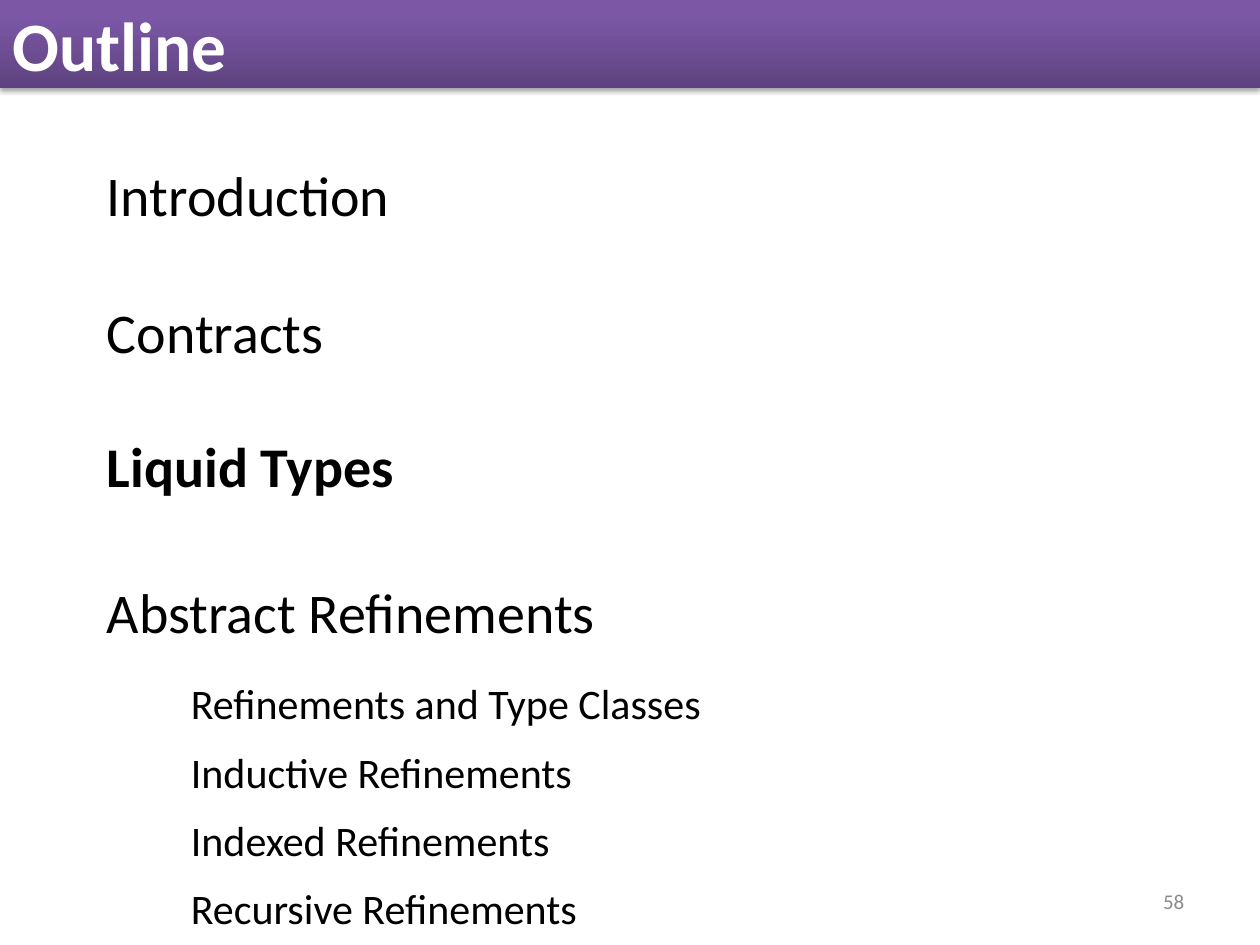
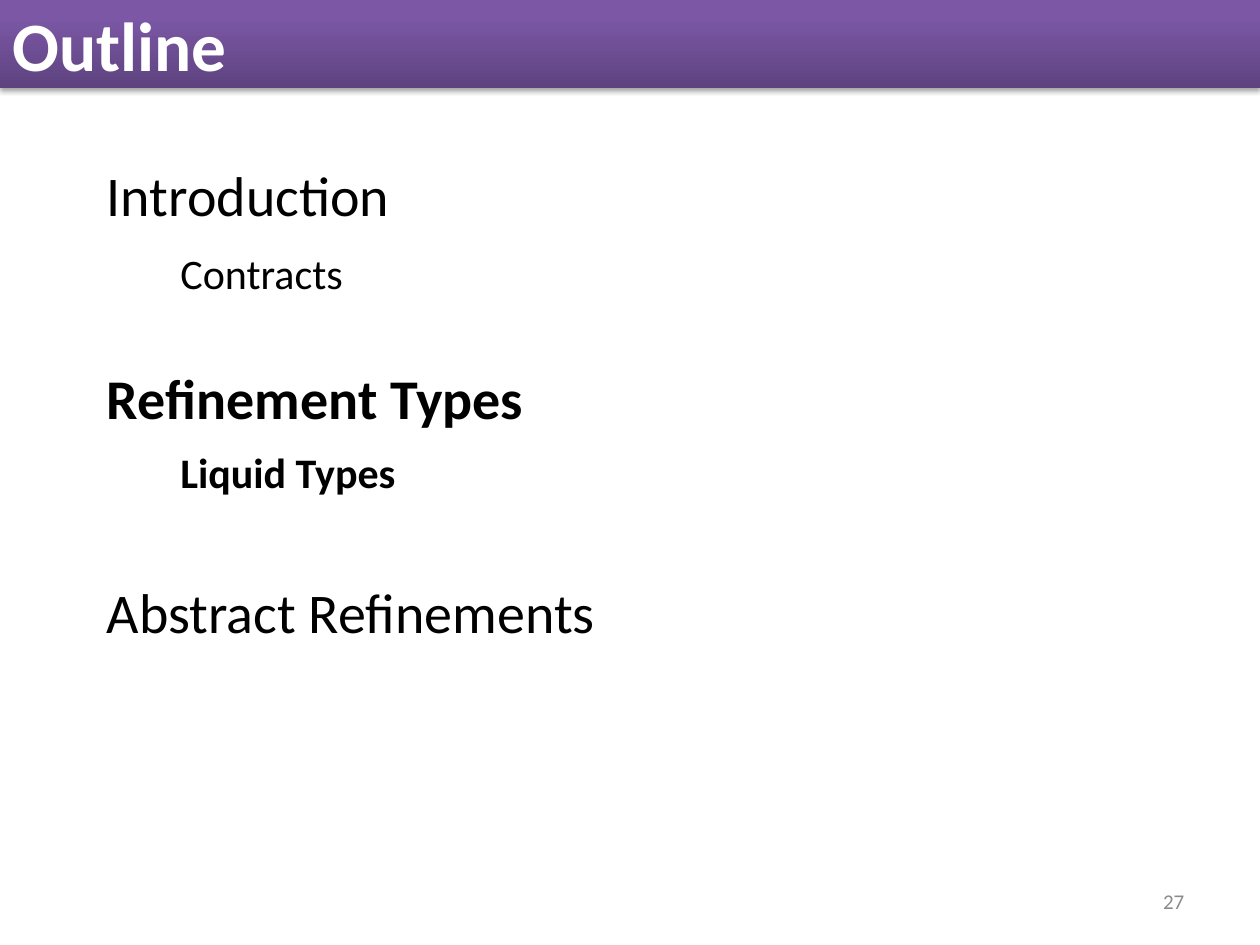
Before and after one commit to nikivazou/research_exam, a slide deck: slide 27 of slides/Research_Exam.pptx (slide 58 before the commit). Drawn at 1260x945 pixels with LibreOffice and Linux fonts; fonts in the diff are those of the drawing. Boxes give left, top, right and bottom in pixels: in the first picture for what was removed or moved away, otherwise in the second. Text is boxed around its words. In the diff, an @@ line names an element or a change of style, - is before the commit and + after.

```diff
--- a/slides/Research_Exam.pptx
+++ b/slides/Research_Exam.pptx
@@ text "Contracts" at (x1=180, y1=261, x2=342, y2=290): size 32 to 24 pt @@
@@ text "Contracts" moved from (x1=107, y1=316, x2=324, y2=354) to (x1=180, y1=261, x2=342, y2=290) @@
@@ text added at (x1=107, y1=379, x2=523, y2=428), 32 pt, text #000000, bold @@
+Refinement Types
@@ text "Liquid Types" moved from (x1=107, y1=447, x2=394, y2=496) to (x1=180, y1=458, x2=396, y2=495) @@
@@ text "Liquid Types" at (x1=180, y1=458, x2=396, y2=495): size 32 to 24 pt @@
@@ text removed at (x1=191, y1=689, x2=700, y2=726) @@
-Refinements and Type Classes
@@ text removed at (x1=191, y1=758, x2=572, y2=789) @@
-Inductive Refinements
@@ text removed at (x1=191, y1=826, x2=549, y2=857) @@
-Indexed Refinements
@@ text removed at (x1=191, y1=895, x2=576, y2=925) @@
-Recursive Refinements
@@ page number at (x1=1163, y1=895, x2=1184, y2=909): text changed @@
-58
+27
```
Also in this commit, not shown: 55 other slides changed, 8 slides added, 34 slides removed, 1 other file.
